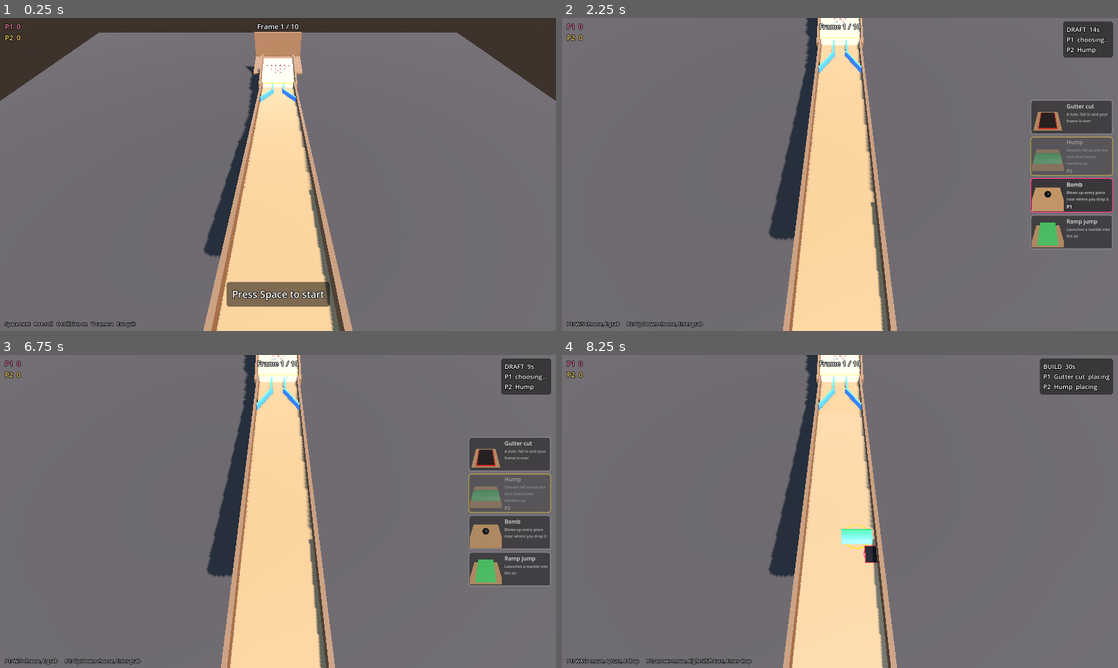
Above: before the commit, frames 1-4 (two rows, left to right).
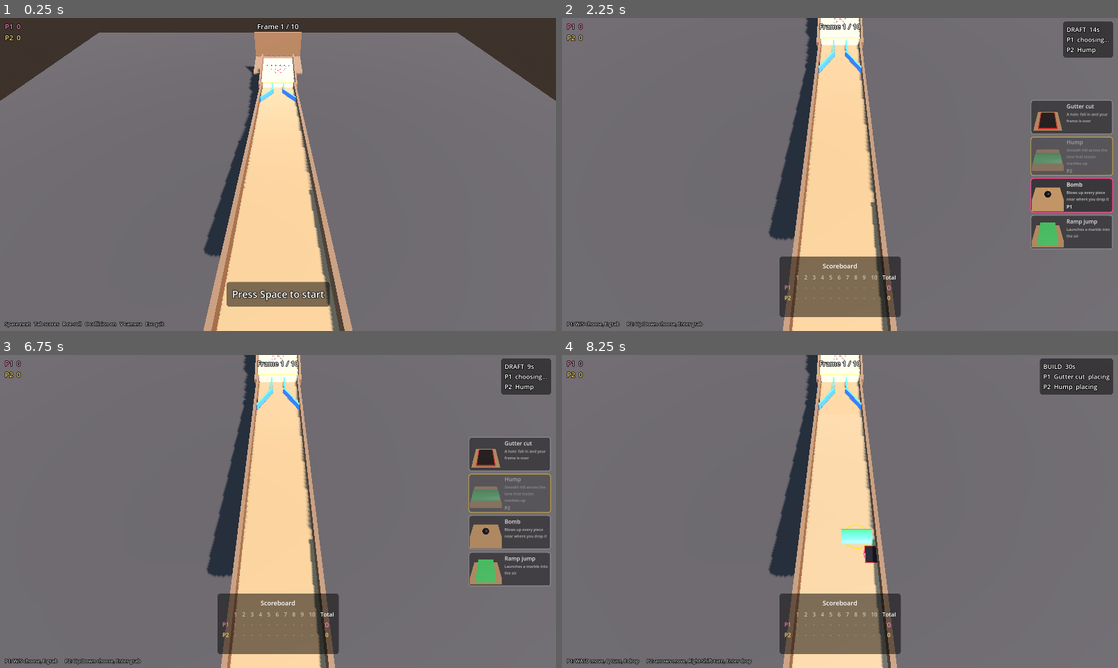
Above: after the commit, the same moments.

Repository: 2kyle/MARBLES
Game: Godot game, scene res://scenes/main.tscn
Two runs of this game, one before a commit and one after it. Both use one fixed random seed, a clock stepped at 60 frames per second and the inputs below.
Inputs:
- Up to frame 1 (0.25 s): no input
- Up to frame 2 (2.25 s): tap Space (roll) at 0.5, 1.55 s; hold D 0.53-1.28 s; hold Space (roll) 0.53-1.28 s; tap Tab (scoreboard, bound only after the commit) at 0.8, 1.35 s; hold S 1.28-2.03 s; hold D from 2.03 s (still down); hold Tab (scoreboard, bound only after the commit) from 2.03 s (still down); tap Enter (p2_confirm) at 2.1 s
- Up to frame 3 (6.75 s): tap R (restart_frame) at 2.75, 5 s; release D at 2.78 s; release Tab (scoreboard, bound only after the commit) at 2.78 s; hold W 2.78-3.53 s; tap Shift (p2_rotate) at 2.85 s; tap Space (roll) at 3.05, 4.55, 6.05 s; hold Space (roll) 3.53-4.28 s; hold A (p1_left) 3.53-5.03 s; tap Tab (scoreboard, bound only after the commit) at 3.8, 5.3, 5.85 s; tap Enter (p2_confirm) at 4.25, 6.5 s; tap V (toggle_camera) at 4.35 s; hold S 5.03-5.78 s; hold C (toggle_collision) 5.03-5.78 s; hold D 5.78-6.53 s; hold W from 6.53 s (still down); hold Tab (scoreboard, bound only after the commit) from 6.53 s (still down); tap Q at 6.6 s
- Up to frame 4 (8.25 s): release W at 7.28 s; release Tab (scoreboard, bound only after the commit) at 7.28 s; hold D 7.28-8.03 s; tap E at 7.35 s; tap Space (roll) at 7.55 s; tap R (restart_frame) at 8 s; hold S from 8.03 s (still down); hold Tab (scoreboard, bound only after the commit) from 8.03 s (still down); tap J at 8.1 s

The runs differ from the first frame. In frame 1, 0.2% of the frame differs, in the area x 6-30%, y 96-99%; in frame 2, 4.2%, in the area x 39-61%, y 76-96%; in frame 3, 4.2%; in frame 4, 4.2%.

Commit message:
Scoreboard with each frame's points and running totals
Shown after every frame and at match end, and any time while Tab is
held: one row per player in their colour, one column per frame, and the
total, with the leader's total enlarged.

Co-Authored-By: Claude Opus 5.5 <noreply@anthropic.com>
Claude-Session: https://claude.ai/code/session_014TBodYBui2AU4FMudFP2wh

Diff:
--- a/scripts/controls.gd
+++ b/scripts/controls.gd
@@ -17,6 +17,7 @@
 	"restart_frame": [KEY_R],
 	"toggle_collision": [KEY_C],
 	"toggle_camera": [KEY_V],
+	"scoreboard": [KEY_TAB],
 	"quit": [KEY_ESCAPE],
 }
 
--- a/scripts/hud.gd
+++ b/scripts/hud.gd
@@ -10,6 +10,10 @@
 var _top: Label
 var _scores: VBoxContainer
 var _center: Label
+var _board: PanelContainer
+var _board_grid: GridContainer
+var _board_title: Label
+var _board_footer: Label
 var _help: Label
 var _phase: Label          # "DRAFT 12s" / "BUILD 24s" box, top right
 var _cards_box: VBoxContainer
@@ -32,6 +36,29 @@
 	_center.grow_vertical = Control.GROW_DIRECTION_BEGIN
 	_center.offset_bottom = -70
 	_center.add_theme_stylebox_override("normal", _panel_style(16))
+
+	_board = PanelContainer.new()
+	_board.add_theme_stylebox_override("panel", _panel_style(14))
+	_board.set_anchors_and_offsets_preset(Control.PRESET_CENTER_BOTTOM)
+	_board.grow_horizontal = Control.GROW_DIRECTION_BOTH
+	_board.grow_vertical = Control.GROW_DIRECTION_BEGIN
+	_board.offset_bottom = -40
+	var board_box := VBoxContainer.new()
+	board_box.add_theme_constant_override("separation", 8)
+	_board.add_child(board_box)
+	_board_title = Label.new()
+	_board_title.add_theme_font_size_override("font_size", 18)
+	_board_title.horizontal_alignment = HORIZONTAL_ALIGNMENT_CENTER
+	board_box.add_child(_board_title)
+	_board_grid = GridContainer.new()
+	_board_grid.add_theme_constant_override("h_separation", 14)
+	_board_grid.add_theme_constant_override("v_separation", 4)
+	board_box.add_child(_board_grid)
+	_board_footer = Label.new()
+	_board_footer.add_theme_font_size_override("font_size", 15)
+	_board_footer.horizontal_alignment = HORIZONTAL_ALIGNMENT_CENTER
+	board_box.add_child(_board_footer)
+	add_child(_board)
 
 	_phase = _make_label(18, Control.PRESET_TOP_RIGHT, HORIZONTAL_ALIGNMENT_LEFT)
 	_phase.grow_horizontal = Control.GROW_DIRECTION_BEGIN
@@ -97,12 +124,12 @@
 			_phase.text = _build_status(game)
 		game.State.COUNTDOWN:
 			_center.text = str(game.countdown_value())
-		game.State.RESULTS:
-			_center.text = _results_text(game) + "\nSpace: next frame"
-		game.State.MATCH_OVER:
-			_center.text = _results_text(game) + "\n" + _winner_text(game) \
-					+ "\nSpace: play again"
 	_center.visible = _center.text != ""
+	var show_board: bool = game.state in [game.State.RESULTS, game.State.MATCH_OVER] \
+			or (Input.is_action_pressed("scoreboard") and game.state != game.State.WAITING)
+	_board.visible = show_board
+	if show_board:
+		_fill_board(game)
 	_phase.visible = _phase.text != ""
 
 	_update_cards(game)
@@ -217,17 +244,71 @@
 		game.State.BUILD:
 			return "P1: WASD move, Q turn, E drop      P2: arrows move, Right Shift turn, Enter drop"
 		game.State.COUNTDOWN, game.State.ROLLING:
-			return "Lean: P1 WASD, P2 arrows      R re-roll   C collision %s   V camera" \
+			return "Lean: P1 WASD, P2 arrows      Tab scores   R re-roll   C collision %s   V camera" \
 					% ("on" if game.marbles_collide else "off")
-	return "Space next   R re-roll   C collision %s   V camera   Esc quit" \
+	return "Space next   Tab scores   R re-roll   C collision %s   V camera   Esc quit" \
 			% ("on" if game.marbles_collide else "off")
 
 
-func _results_text(game) -> String:
+## The scoreboard: one row per player, one column per frame, then the total.
+func _fill_board(game) -> void:
+	var frames: int = game.frames_per_match
+	var cols: int = frames + 2
+	if _board_grid.columns != cols or _board_grid.get_child_count() != cols * (game.player_count + 1):
+		for c in _board_grid.get_children():
+			c.queue_free()
+		_board_grid.columns = cols
+		for i in cols * (game.player_count + 1):
+			var l := Label.new()
+			l.horizontal_alignment = HORIZONTAL_ALIGNMENT_CENTER
+			l.add_theme_font_size_override("font_size", 16)
+			_board_grid.add_child(l)
+	var cells := _board_grid.get_children()
+	# Header row.
+	cells[0].text = ""
+	for f in frames:
+		var head: Label = cells[1 + f]
+		head.text = str(f + 1)
+		head.add_theme_color_override("font_color", Color(1, 1, 1, 0.6))
+	cells[cols - 1].text = "Total"
+	# One row per player.
+	var leader := 0
+	for p in game.player_count:
+		if game.totals[p] > game.totals[leader]:
+			leader = p
+	for p in game.player_count:
+		var row: int = (p + 1) * cols
+		var color: Color = game.PLAYER_COLORS[p].lightened(0.3)
+		cells[row].text = "P%d" % (p + 1)
+		cells[row].add_theme_color_override("font_color", color)
+		for f in frames:
+			var cell: Label = cells[row + 1 + f]
+			cell.text = str(game.frame_points[f][p]) if f < game.frame_points.size() else "-"
+			var dim := 1.0 if f < game.frame_points.size() else 0.35
+			cell.add_theme_color_override("font_color", Color(1, 1, 1, dim))
+		var total: Label = cells[row + cols - 1]
+		total.text = str(game.totals[p])
+		total.add_theme_color_override("font_color", color)
+		total.add_theme_font_size_override("font_size", 20 if p == leader else 16)
+
+	match game.state:
+		game.State.RESULTS:
+			_board_title.text = _frame_summary(game)
+			_board_footer.text = "Space: next frame"
+		game.State.MATCH_OVER:
+			_board_title.text = _winner_text(game)
+			_board_footer.text = "Space: play again"
+		_:
+			_board_title.text = "Scoreboard"
+			_board_footer.text = ""
+
+
+## One line per player for the frame that just ended, e.g. "P1 +9 (7 pins, +2 race)".
+func _frame_summary(game) -> String:
 	var r: Dictionary = game.last_result
 	if r.is_empty():
 		return ""
-	var lines := ["Frame %d" % game.frame]
+	var lines := []
 	for i in game.player_count:
 		var parts := ["%d pin%s" % [r.pins[i], "" if r.pins[i] == 1 else "s"]]
 		if r.race[i] > 0:
@@ -236,10 +317,11 @@
 			parts.append("+%d sweep" % r.sweep[i])
 		if r.knockouts[i] > 0:
 			parts.append("+%d knockout" % r.knockouts[i])
-		lines.append("P%d  +%d  (%s)" % [i + 1, r.points[i], ", ".join(parts)])
+		lines.append("P%d +%d (%s)" % [i + 1, r.points[i], ", ".join(parts)])
+	var text := "Frame %d:   %s" % [game.frame, "     ".join(lines)]
 	if r.note != "":
-		lines.append(r.note)
-	return "\n".join(lines)
+		text += "\n" + r.note
+	return text
 
 
 func _winner_text(game) -> String:
--- a/scripts/main.gd
+++ b/scripts/main.gd
@@ -59,6 +59,8 @@
 var arrival_order: Array = []
 var sweep_player := -1
 var last_result: Dictionary = {}
+## Points each player scored in each finished frame: frame_points[frame][player].
+var frame_points: Array = []
 
 var _countdown := 0.0
 var _phase_left := 0.0
@@ -94,6 +96,7 @@
 	frame = 1
 	totals.resize(player_count)
 	totals.fill(0)
+	frame_points.clear()
 	last_result = {}
 	builder.clear()
 	_prepare_roll()
@@ -313,6 +316,7 @@
 			rack.fallen_credits(), sweep_player, knockouts)
 	for i in player_count:
 		totals[i] += last_result.points[i]
+	frame_points.append(last_result.points.duplicate())
 	state = State.MATCH_OVER if frame >= frames_per_match else State.RESULTS
 
 
Binary file added: docs/scoreboard.png
